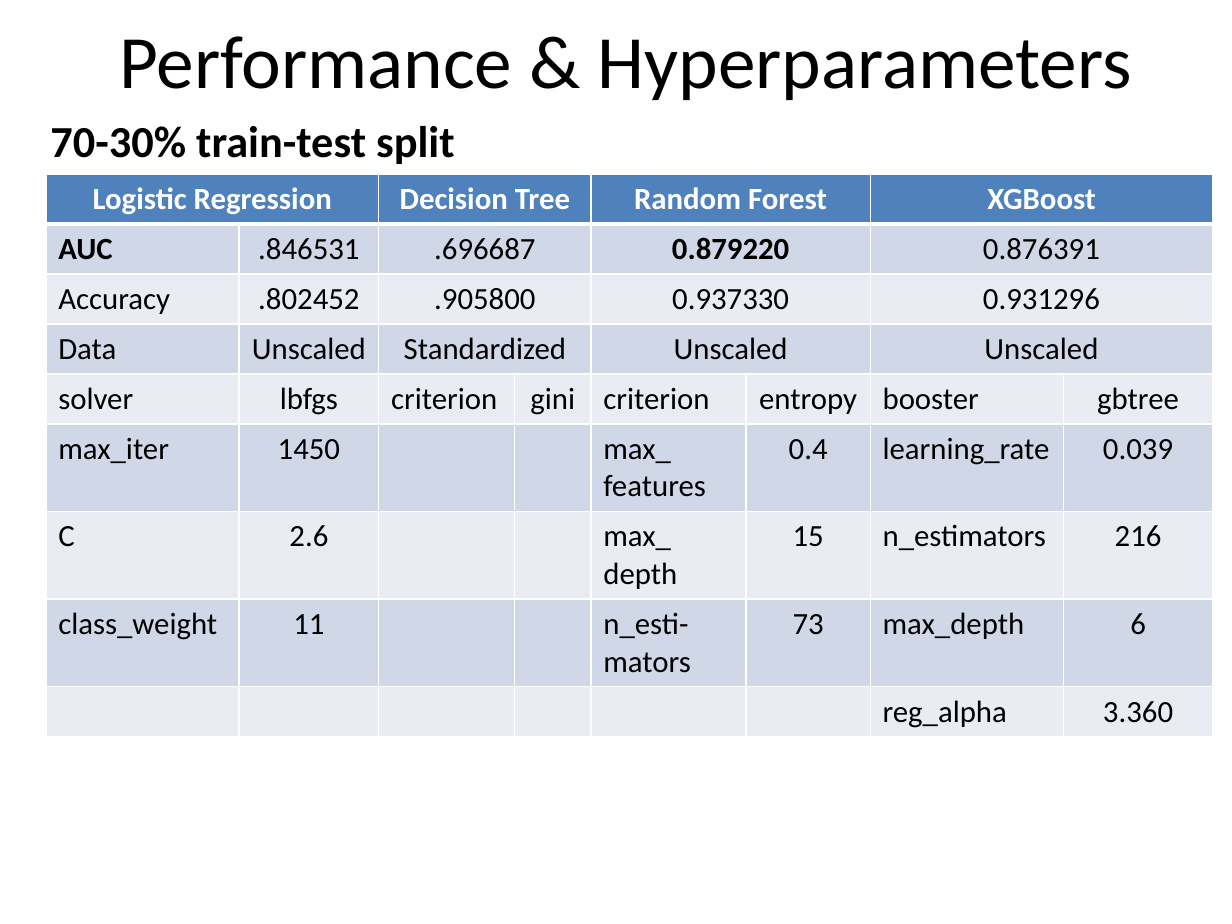
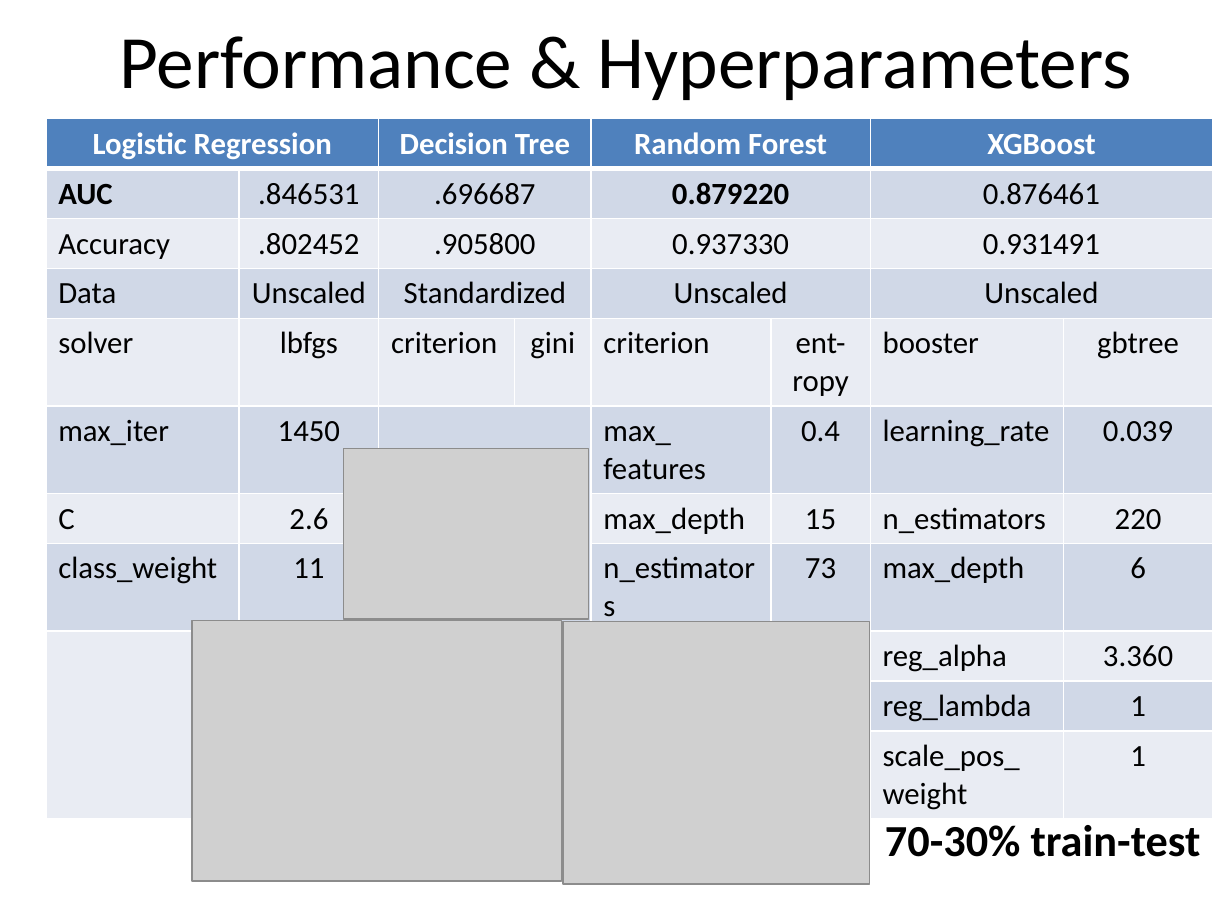
Before and after one commit to ysereda/Springboard, a slide deck: slide 8 of Capstone2_Customer_Churn.pptx. Drawn at 1232x924 pixels with LibreOffice and Linux fonts; fonts in the diff are those of the drawing; grey boxes stand for pictures. Boxes give left, top, right and bottom in pixels: in the first picture for what was removed or moved away, otherwise in the second. Text is boxed around its words. In the diff, an @@ line names an element or a change of style, - is before the commit and + after.

```diff
--- a/Capstone2_Customer_Churn.pptx
+++ b/Capstone2_Customer_Churn.pptx
@@ table at (46, 118, 1212, 814) @@
-row 2, column 7: 0.876391
+row 2, column 7: 0.876461
-row 3, column 7: 0.931296
+row 3, column 7: 0.931491
-row 5, column 6: entropy
+row 5, column 6: ent-ropy
-row 7, column 5: max_ depth
+row 7, column 5: max_depth
-row 7, column 8: 216
+row 7, column 8: 220
-row 8, column 5: n_esti-mators
+row 8, column 5: n_estimators
+row 10:  |  |  |  |  |  | reg_lambda | 1
+row 11:  |  |  |  |  |  | scale_pos_ weight | 1
@@ table: place and size @@
-table at (46, 174, 1212, 732)
+table at (46, 118, 1212, 814)
@@ picture added at (344, 448, 589, 618) @@
@@ picture added at (192, 621, 562, 881) @@
@@ picture added at (563, 621, 870, 883) @@
@@ text at (885, 825, 1201, 857): text changed @@
-70-30% train-test split
+70-30% train-test
```
Also in this commit, not shown: 2 other slides changed, 1 slide removed, 1 other file.
